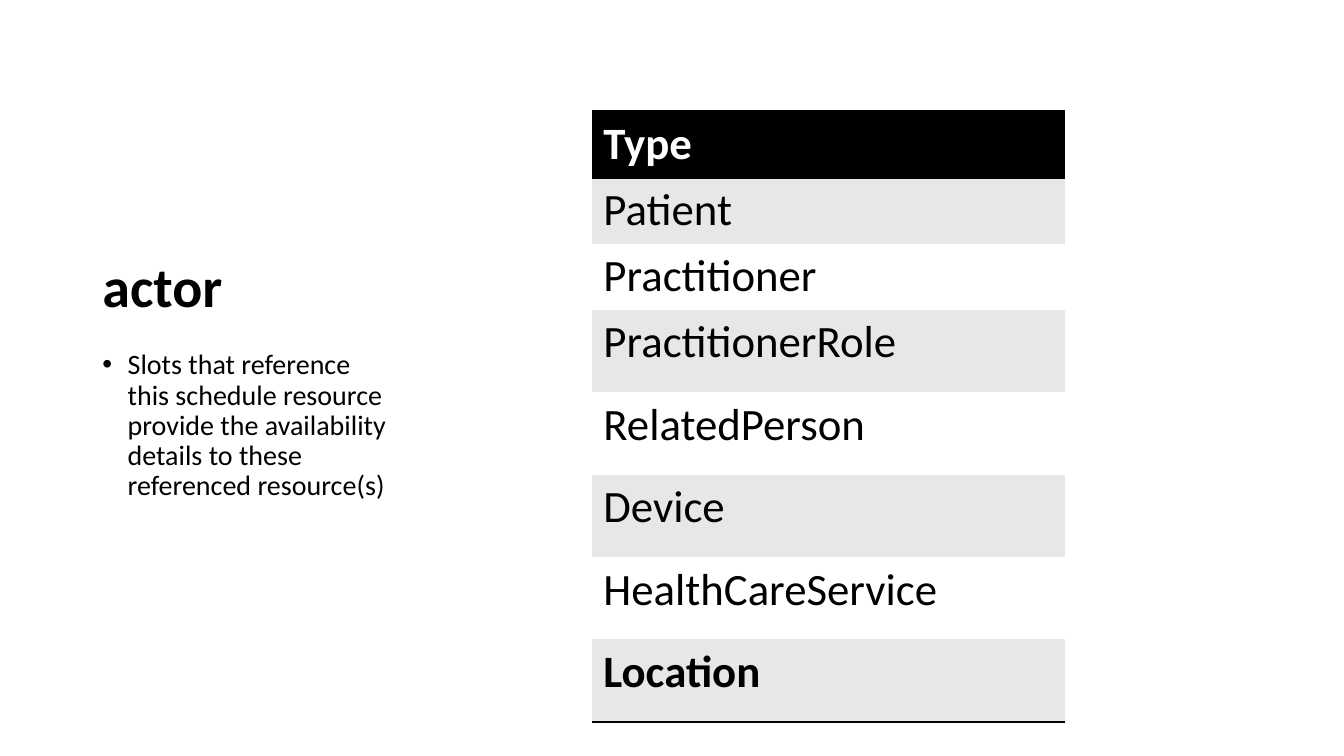
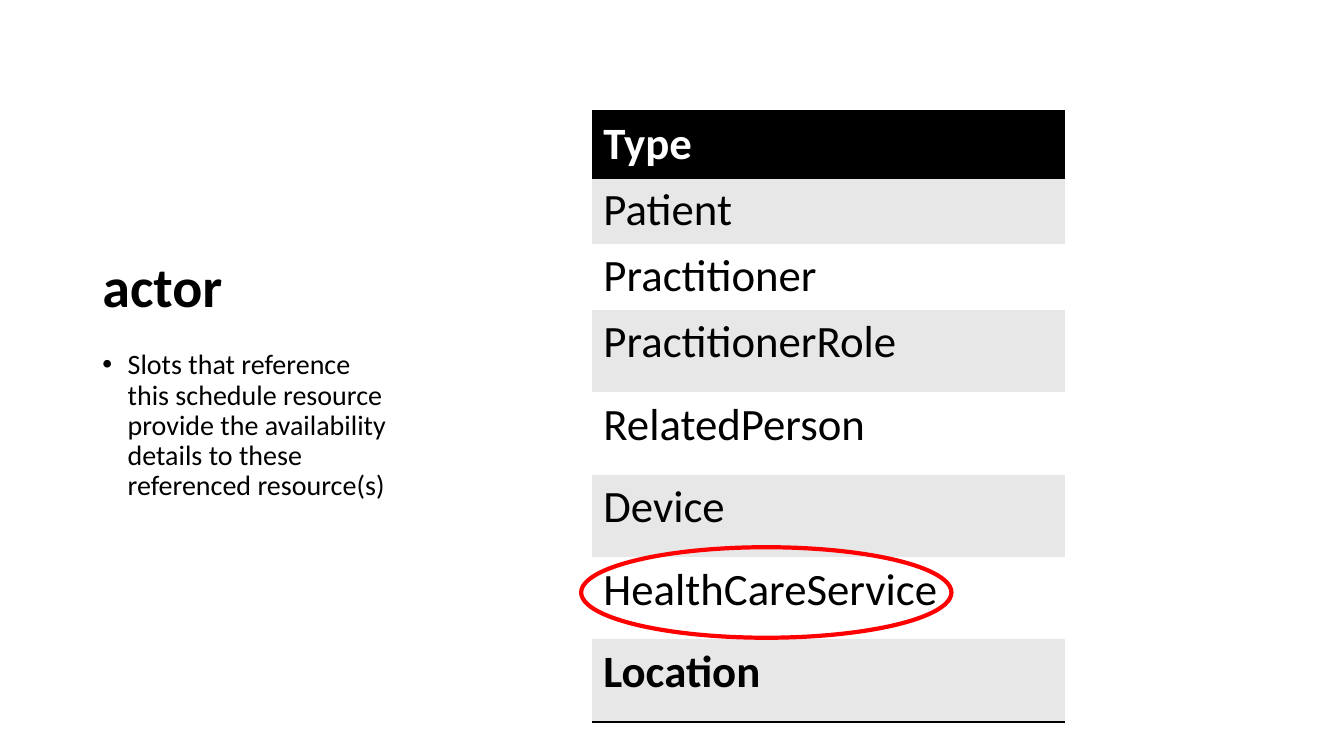
Before and after one commit to JonahYeoh/FHIR_Appointment, a slide deck: slide 7 of FHIR_APPOINTMENT/SCHEDULE.pptx. Drawn at 1344x756 pixels with LibreOffice and Linux fonts; fonts in the diff are those of the drawing. Boxes give left, top, right and bottom in pixels: in the first picture for what was removed or moved away, otherwise in the second. Text is boxed around its words. In the diff, an @@ line names an element or a change of style, - is before the commit and + after.

```diff
--- a/FHIR_APPOINTMENT/SCHEDULE.pptx
+++ b/FHIR_APPOINTMENT/SCHEDULE.pptx
@@ ellipse added at [582,547,952,638], outline #FF0000 3 pt @@
```
Also in this commit, not shown: 4 other files.
